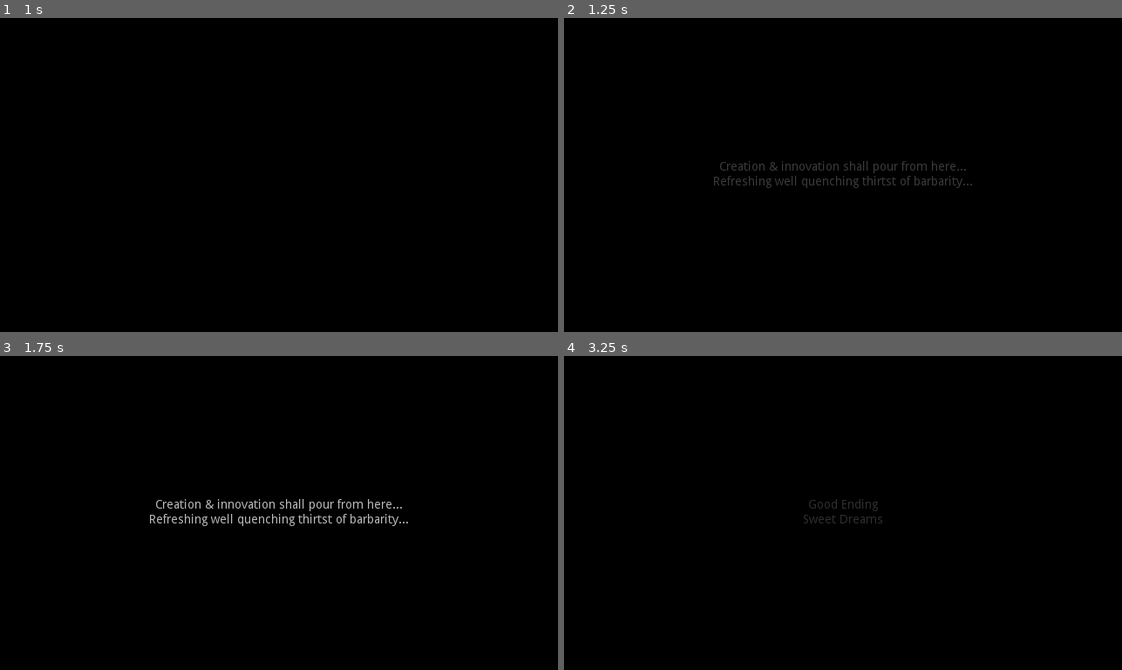
Above: before the commit, frames 1-4 (two rows, left to right).
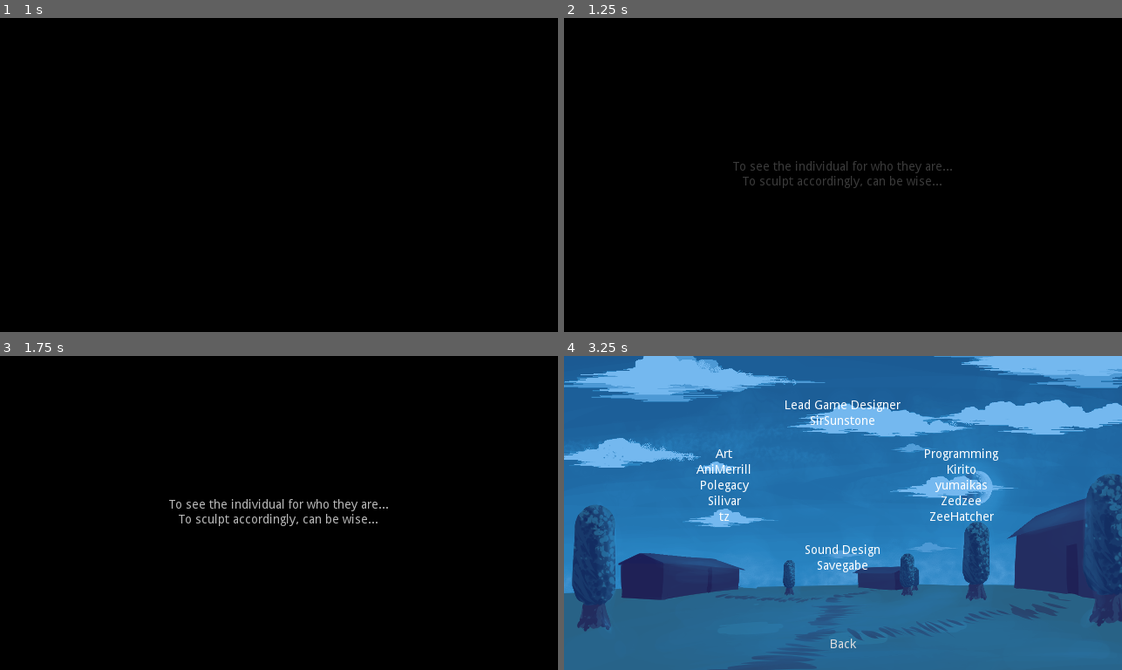
Above: after the commit, the same moments.

Repository: ZeeHatcher/project-dreams
Game: Godot game, scene res://scenes/ending/ending.tscn
Two runs of this game, one before a commit and one after it. Both use one fixed random seed, a clock stepped at 60 frames per second and the inputs below. This scene is started directly instead of the project's main scene.
Inputs (mouse positions are in pixels of both pictures, inside the frame that each line leads up to):
- Up to frame 1 (1 s): tap Enter at 0.5 s; move the mouse to (401, 159) at 0.52 s; hold D (move_right) from 0.53 s (still down); hold Space (interact) from 0.53 s (still down); click (401, 159) at 0.67 s
- Up to frame 2 (1.25 s): keep holding D (move_right); keep holding Space (interact)
- Up to frame 3 (1.75 s): move the mouse to (167, 528) at 1.27 s; release D (move_right) at 1.28 s; release Space (interact) at 1.28 s; hold S (move_down) from 1.28 s (still down); tap Tab at 1.35 s
- Up to frame 4 (3.25 s): move the mouse to (898, 443) at 2.02 s; release S (move_down) at 2.03 s; hold D (move_right) 2.03-2.78 s; hold Space (interact) 2.03-2.78 s; move the mouse to (815, 575) at 2.77 s; hold W (move_up) from 2.78 s (still down); tap Tab at 2.85 s; click (815, 575) at 2.92 s

Frame 1 is identical in both runs. In frame 2, 0.8% of the frame differs, in the area x 26-74%, y 45-55%; in frame 3, 1.3%; in frame 4, 100%, in the area x 0-100%, y 0-100%.

Commit message:
modify ending calculation

Diff:
--- a/scenes/ending/ending.gd
+++ b/scenes/ending/ending.gd
@@ -31,14 +31,18 @@
 func _ready():
 	var minigames_count = MapData.minigames_result.size()
 
-	var score = 0
+	var wins = 0
+	var fails = 0
 	for res in MapData.minigames_result.values():
-		score += res
+		if res == 1:
+			wins += 1
+		elif res == -1:
+			fails += 1
 
 	var outcome = "neutral"
-	if score >= minigames_count - 1:
+	if wins >= 5:
 		outcome = "good"
-	elif score <= -(minigames_count - 1):
+	elif fails >= 4:
 		outcome = "bad"
 
 	_cutscene.content = endings[outcome]
